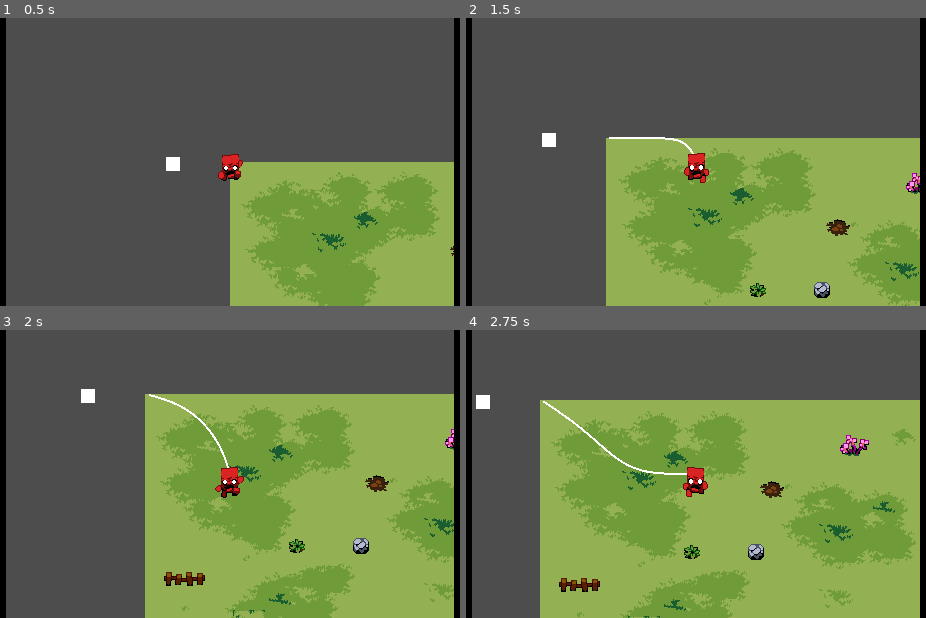
Above: before the commit, frames 1-4 (two rows, left to right).
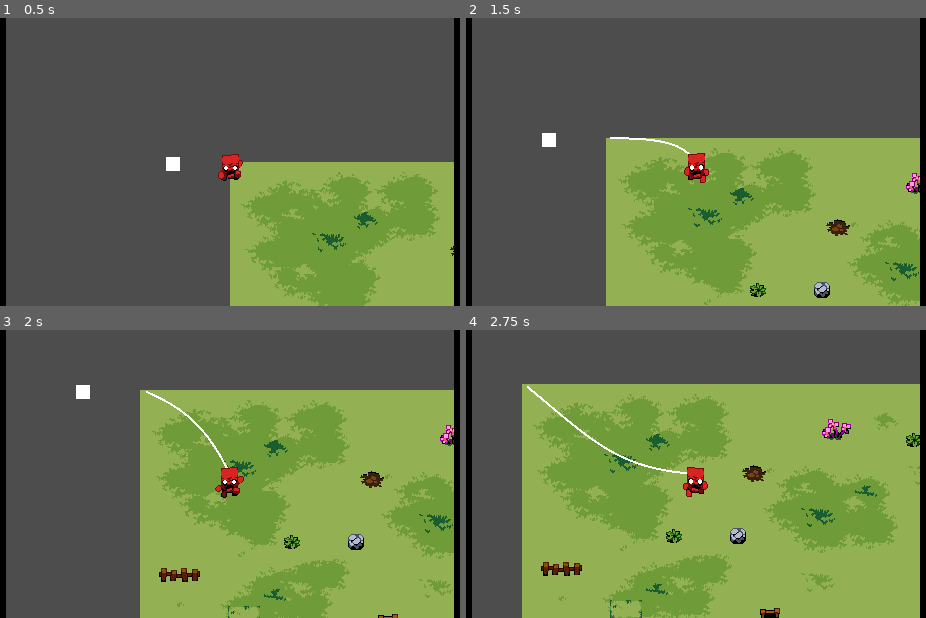
Above: after the commit, the same moments.

Repository: elementary-luke/GMTK2025
Game: Godot game, scene res://scenes/main.tscn
Same seed, same stepped clock (60 frames per second), same inputs: the game is played once before the commit and once after it. The engine's default icon, where the game draws it, is replaced by a stand-in: a white triangle on a blue panel in a dark square.
Inputs:
- Up to frame 1 (0.5 s): no input
- Up to frame 2 (1.5 s): hold Right (right) 0.53-1.28 s; hold Space (main_action) 0.53-1.28 s; hold Down (down) from 1.28 s (still down); tap Space (main_action) at 1.35 s
- Up to frame 3 (2 s): keep holding Down (down)
- Up to frame 4 (2.75 s): release Down (down) at 2.03 s; hold Right (right) from 2.03 s (still down); hold Space (main_action) from 2.03 s (still down)

Frame 1 is identical in both runs. In frame 2, 0.2% of the frame differs, in the area x 31-50%, y 41-48%; in frame 3, 9.6%; in frame 4, 26%, in the area x 2-99%, y 18-100%.

Commit message:
rope wraps now!

Diff:
--- a/rope.gd
+++ b/rope.gd
@@ -1,6 +1,6 @@
 extends Node2D
 var segments = []
-var seg_len = 5.0
+var seg_len = 10.0
 var start_nsegments = 10
 var start_pos = Vector2(0.0, 0.0)
 var segments_in_loop = 10
@@ -12,6 +12,7 @@
 			#var inst = Segment.new()
 			#inst.initialise(Vector2(0.0, 0.0))
 			#segments.insert(0, inst)
+
 func max_length():
 	return seg_len * segments.size()
 
@@ -88,22 +89,28 @@
 
 func resolve_collisions():
 	var space_state = get_world_2d().direct_space_state
+	var shape = CircleShape2D.new()
+	shape.radius = 2.0  # Adjust based on rope thickness
 
 	for seg in segments:
-		var query = PhysicsPointQueryParameters2D.new()
-		query.position = seg.pos
-		query.collision_mask = 1 << 2  # Replace with your wall collision layer
-
-		var result = space_state.intersect_point(query)
+
+		var shape_query = PhysicsShapeQueryParameters2D.new()
+		shape_query.shape = shape
+		shape_query.transform.origin = seg.pos
+		shape_query.collision_mask = 1 << 2  # Use your wall layer
+
+		var result = space_state.intersect_shape(shape_query)
 		if result:
 			#var position = result.position
 			# Push the segment slightly out of the wall
 			seg.pos = seg.old_pos #position + normal * 5.0
 
 func apply_distance_constraints():
-	var first_seg = segments[0]
-	first_seg.pos = start_pos
-	segments[-1].pos = Global.Player.global_position
+	segments[0].pos = start_pos
+	if get_rope_length() > max_length():
+		Global.Player.global_position = segments[-1].pos
+	else:
+		segments[-1].pos = Global.Player.global_position
 
 	#if segments[-1].pos.distance_to(Global.Player.global_position) > seg_len:
 		#var offset = (segments[-1].pos - Global.Player.global_position).normalized() * seg_len
@@ -224,3 +231,9 @@
 			segments[i].scissor.seg_index  = i
 
 	start_pos = segments[0].pos
+
+func get_rope_length() -> float:
+	var length := 0.0
+	for i in range(segments.size() - 1):
+		length += segments[i].pos.distance_to(segments[i + 1].pos)
+	return length
--- a/scenes/main.tscn
+++ b/scenes/main.tscn
@@ -77,6 +77,9 @@
 [sub_resource type="RectangleShape2D" id="RectangleShape2D_jyhfs"]
 size = Vector2(14, 14)
 
+[sub_resource type="CapsuleShape2D" id="CapsuleShape2D_tefeu"]
+radius = 9.0
+
 [node name="Game" type="Node2D"]
 script = ExtResource("1_sugp2")
 
@@ -133,4 +136,8 @@
 
 [node name="Room" parent="." instance=ExtResource("5_tbgi4")]
 
+[node name="CollisionShape2D" type="CollisionShape2D" parent="."]
+position = Vector2(-57, 2)
+shape = SubResource("CapsuleShape2D_tefeu")
+
 [connection signal="timeout" from="ScissorTimer" to="." method="_on_scissor_timer_timeout"]
Not shown: 1 places in scenes/main.tscn that only renumber resources
Not shown, added: scenes/main.tscn29751042345.tmp
Not shown, added: scenes/main.tscn30948672531.tmp
Not shown, added: scenes/main.tscn30953260116.tmp
Not shown, added: scenes/main.tscn32611857845.tmp
